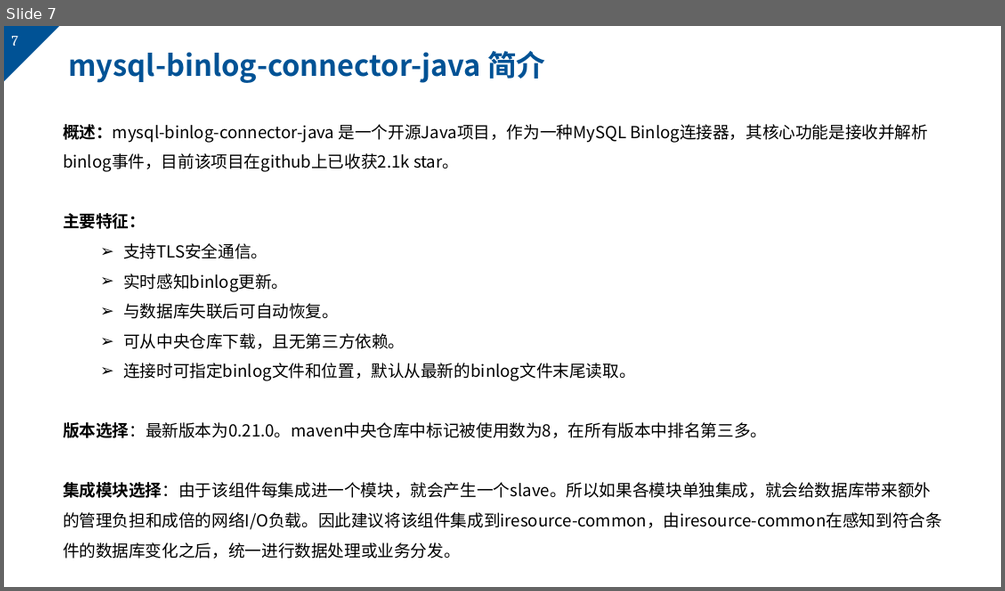
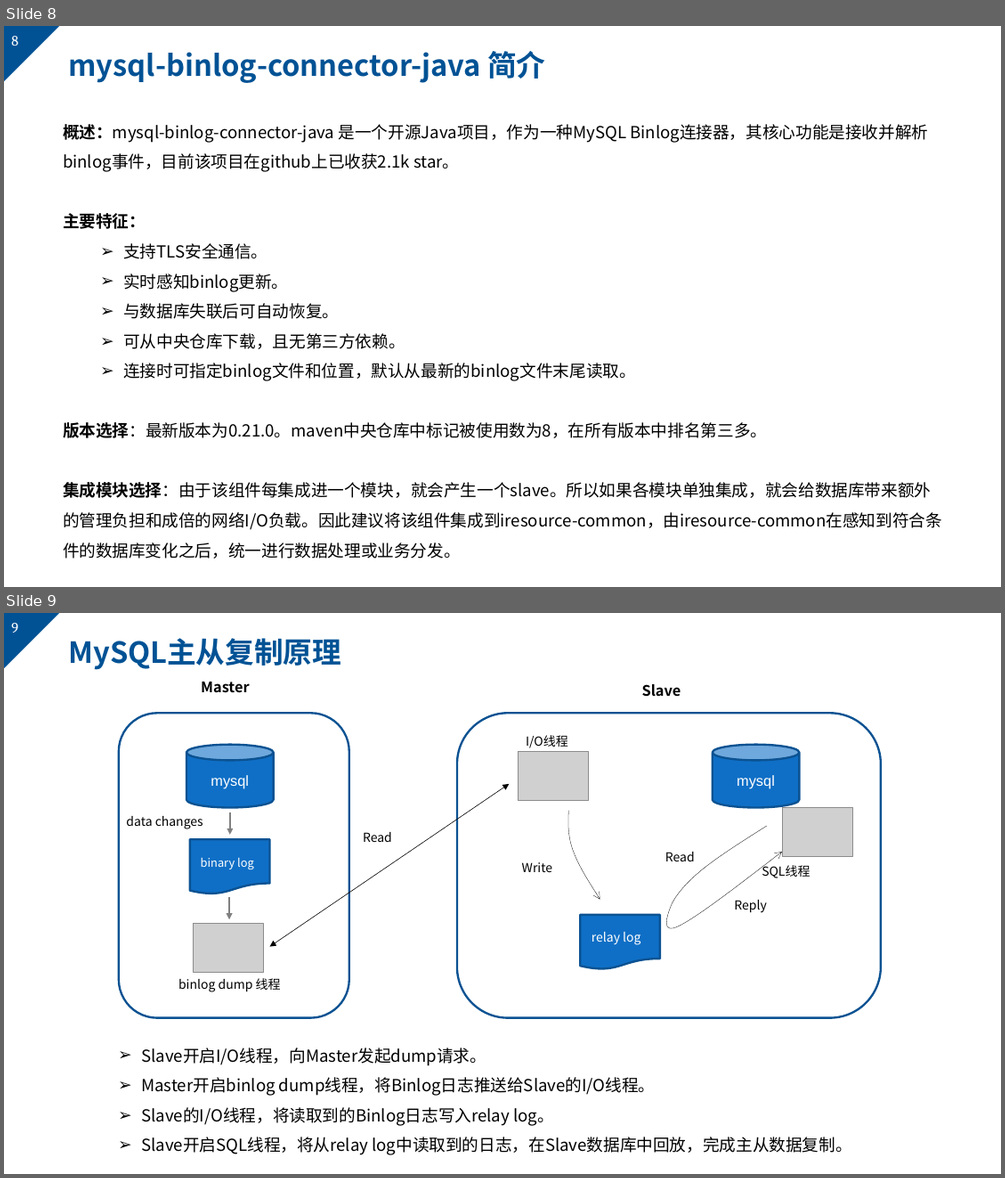
Before and after one commit to markMe1024/coding, a slide deck: MySQL/binlog/后端与UI的webscoket事件机制.pptx. Shown one above the other, each under a label of ours: slide 7 before the commit, slides 8 and 9 after it. The pictures are 1005x591 and 1005x1178 pixels, drawn with LibreOffice and Linux fonts; fonts in the diff are those of the drawing; grey boxes stand for pictures; background and template pictures are left out. Boxes give left, top, right and bottom in pixels: in the first picture for what was removed or moved away, otherwise in the second. Text is boxed around its words. In the diff, an @@ line names an element or a change of style, - is before the commit and + after.

```diff
--- a/MySQL/binlog/后端与UI的webscoket事件机制.pptx
+++ b/MySQL/binlog/后端与UI的webscoket事件机制.pptx
@@ slide 9 added at box(4, 613, 1001, 1174), background #FFFFFF; not listed: 2 template elements that a slide beside it also shows @@
@@ title added at box(68, 638, 341, 670), 28 pt, text #005295, bold @@
+MySQL主从复制原理
@@ group added at box(119, 682, 882, 1018): 12 texts, 3 pictures, 2 rounded rectangles, 2 cylinders, 2 flow chart documents, 2 arrows, 2 freeform shapes, 1 double arrow @@
+mysql
+Master
+data changes
+binary log
+mysql
+Slave
+I/O线程
+SQL线程
+Read
+Write
+Read
+Reply
+relay log
+binlog dump 线程
@@ text added at box(141, 1047, 851, 1155), 16 pt, text #000000 @@
+➢ Slave开启I/O线程，向Master发起dump请求。
+➢ Master开启binlog dump线程，将Binlog日志推送给Slave的I/O线程。
+➢ Slave的I/O线程，将读取到的Binlog日志写入relay log。
+➢ Slave开启SQL线程，将从relay log中读取到的日志，在Slave数据库中回放，完成主从数据复制。
@@ what was slide 7 is now slide 8 @@
@@ page number at box(11, 36, 18, 46): text changed @@
-7
+8
```
Also in this commit, not shown: 2 slides changed, 2 other slides added, 2 slides removed, 1 other file.
